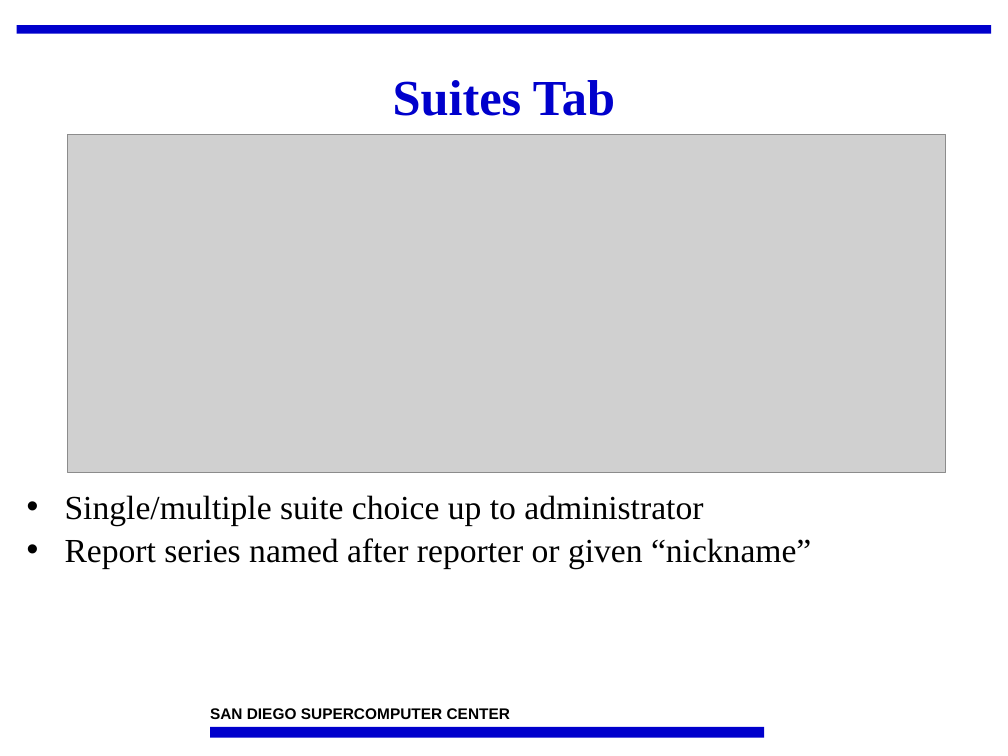
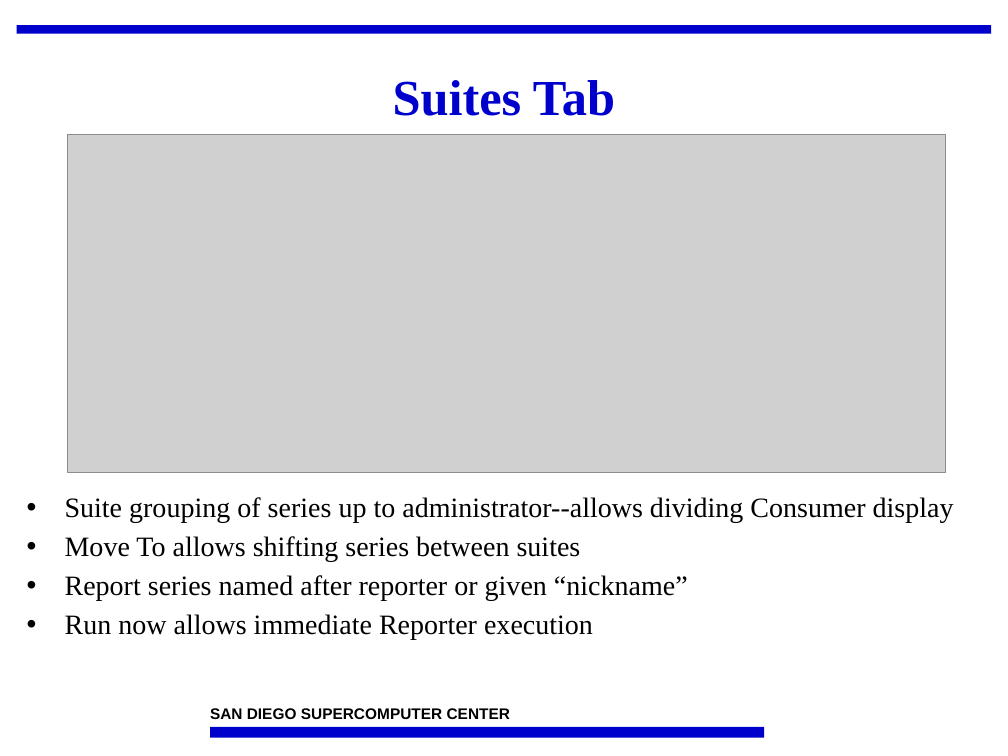
Before and after one commit to IncaProject/inca-xsede, a slide deck: slide 11 of talks/2008workshop/incat.ppt (slide 16 before the commit). Drawn at 1008x756 pixels with LibreOffice and Linux fonts; fonts in the diff are those of the drawing; grey boxes stand for pictures; background and template pictures are left out. Boxes give left, top, right and bottom in pixels: in the first picture for what was removed or moved away, otherwise in the second. Text is boxed around its words. In the diff, an @@ line names an element or a change of style, - is before the commit and + after.

```diff
--- a/talks/2008workshop/incat.ppt
+++ b/talks/2008workshop/incat.ppt
@@ text at (65, 497, 954, 562): text changed; size 24 to 20 pt @@
-• Single/multiple suite choice up to administrator
+• Suite grouping of series up to administrator--allows dividing Consumer display
+• Move To allows shifting series between suites
@@ text at (65, 575, 688, 601): size 24 to 20 pt in "Report series named after reporter or given ..."; line spacing 0.85 to 0.95; less space between paragraphs @@
@@ text at (65, 614, 593, 639): paragraph added @@
+• Run now allows immediate Reporter execution
```
Also in this commit, not shown: 11 other slides changed, 2 slides added, 6 slides removed, 2 other files.
